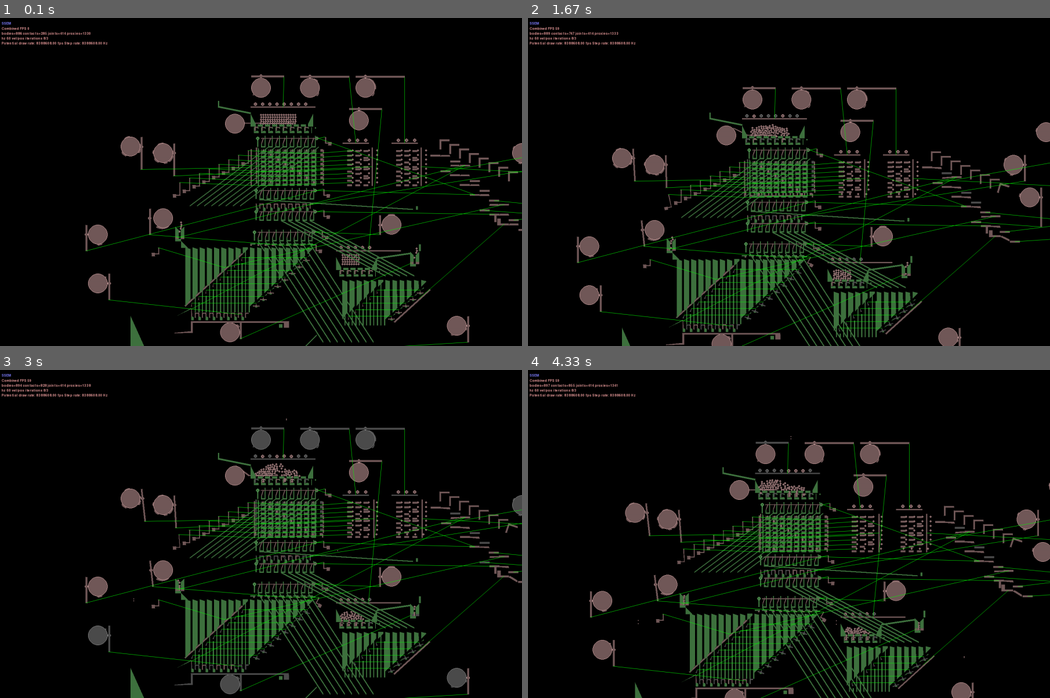
Above: before the commit, frames 1-4 (two rows, left to right).
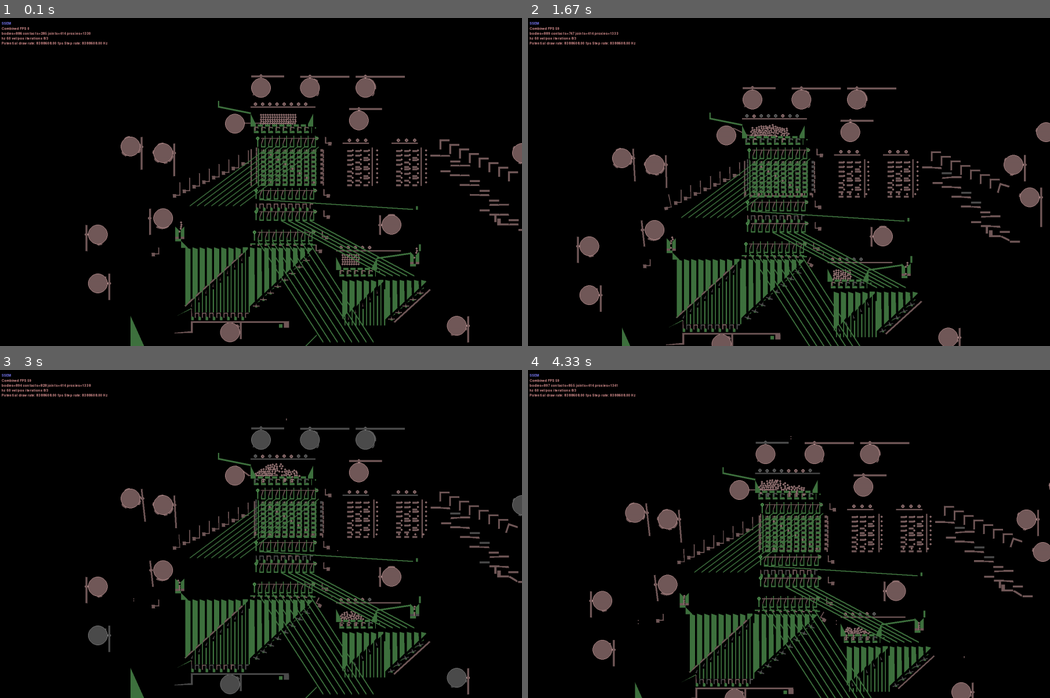
Above: after the commit, the same moments.

Repository: jmacarthur/box2d-ssem
Game: pygame game, started from main.py 0
Same seed, same stepped clock (60 frames per second), same inputs: the game is played once before the commit and once after it.
Inputs (mouse positions are in pixels of both pictures, inside the frame that each line leads up to):
- Up to frame 1 (0.1 s): no input
- Up to frame 2 (1.67 s): hold Right 0.33-0.8 s; move the mouse to (768, 195) at 0.37 s; hold Up 0.83-1.13 s; move the mouse to (794, 201) at 0.87 s; tap Space at 0.9, 1.23, 1.53 s; hold Right 1.17-1.63 s; move the mouse to (841, 254) at 1.2 s
- Up to frame 3 (3 s): hold Left 1.67-2.2 s; move the mouse to (99, 609) at 1.7 s; tap Space at 1.73, 2.03, 2.3, 2.63, 2.93 s; hold Down 2.23-2.53 s; move the mouse to (323, 560) at 2.27 s; hold Left 2.57-2.97 s; move the mouse to (271, 419) at 2.6 s
- Up to frame 4 (4.33 s): click (762, 616) at 3.05 s; hold Up 3.33-3.7 s; move the mouse to (789, 570) at 3.37 s; tap Space at 3.4, 3.8, 4.1 s; hold Right from 3.73 s (still down); move the mouse to (987, 655) at 3.77 s

The runs differ from the first frame. In frame 1, 2.6% of the frame differs, in the area x 16-100%, y 17-100%; in frame 2, 2.7%, in the area x 9-100%, y 21-100%; in frame 3, 2.7%; in frame 4, 2.7%.

Commit message:
Add --overlay to enable overdraw

Diff:
--- a/backends/pygame_framework.py
+++ b/backends/pygame_framework.py
@@ -176,13 +176,14 @@
         """
         if not vertices:
             return
-
+        if type(color)!=tuple:
+            color = (color/2).bytes+[127]
         if len(vertices) == 2:
-            pygame.draw.aaline(self.surface, color.bytes,
+            pygame.draw.aaline(self.surface, color,
                                vertices[0], vertices[1])
         else:
             pygame.draw.polygon(
-                self.surface, (color / 2).bytes + [127], vertices, 0)
+                self.surface, color, vertices, 0)
             #pygame.draw.polygon(self.surface, color.bytes, vertices, 1)
 
     # the to_screen conversions are done in C with b2DrawExtended, leading to
@@ -294,12 +295,12 @@
     def overlay_draw(self):
         #for shape in self.static_polygons:
         #    self.aux_renderer.draw_polygon(vertices=[ self.renderer.to_screen2(x) for x in shape])
-        #for body in self.dynamic_bodies:
-        #    for fixture in body.fixtures:
-        #        if isinstance(fixture.shape, b2CircleShape):
-        #            self.aux_renderer.draw_circle(self.renderer.to_screen2(body.GetWorldPoint(fixture.shape.pos)), fixture.shape.radius*self.renderer.zoom)
-        #        else:
-        #            self.aux_renderer.draw_polygon(vertices=[ self.renderer.to_screen2(body.GetWorldPoint(x)) for x in fixture.shape])
+        for body in self.dynamic_bodies:
+            for fixture in body.fixtures:
+                if isinstance(fixture.shape, b2CircleShape):
+                    self.aux_renderer.draw_circle(self.renderer.to_screen2(body.GetWorldPoint(fixture.shape.pos)), fixture.shape.radius*self.renderer.zoom)
+                else:
+                    self.renderer.DrawSolidPolygon(vertices=[ self.renderer.to_screen2(body.GetWorldPoint(x)) for x in fixture.shape], color=(255,0,0))
         for link in self.distance_links:
             (bodyA, posA, bodyB, posB) = link
             #print("Rendering link: {}, {}, {}, {}".format(bodyA, posA, bodyB, posB))
@@ -386,16 +387,8 @@
             if GUIEnabled and self.settings.drawMenu:
                 self.gui_app.paint(self.screen)
 
-            # Example: Draw circles
-
-            #for i in range(0,len(self.ball_bearings)):
-            #    (b, plane) = self.ball_bearings[i]
-            #    (x,y)=self.renderer.to_screen2(b.worldCenter)
-            #
-            #    pygame.draw.circle(self.screen, (255,0,0),
-            #                       (int(x),int(y)),3,0)
-
-            self.overlay_draw()
+            if self.settings.drawOverlay:
+                self.overlay_draw()
 
             pygame.display.flip()
             clock.tick(self.settings.hz)
--- a/main.py
+++ b/main.py
@@ -43,6 +43,7 @@
     parser.add_argument('--test', action='store_true')
     parser.add_argument('--randomtest', action='store_true')
     parser.add_argument('--headless', action='store_true')
+    parser.add_argument('--overlay', action='store_true')
     parser.add_argument('--seed', type=int, default=0)
     parser.add_argument('testset', type=int)
     args = parser.parse_args()
@@ -1103,8 +1104,9 @@
         # Notable timing points:
         # 0.31: Memory at PC has been read and regenerated
 
-    def __init__(self, testmode, randomtest, test_set_no, headless, randomseed=0):
+    def __init__(self, testmode, randomtest, test_set_no, headless, randomseed=0, overlay=False):
         super(Memory, self).__init__()
+        self.settings.drawOverlay = overlay
         self.test_set_no = test_set_no
         self.test_set = test_set[self.test_set_no]
         self.instruction_tested = False
@@ -1361,4 +1363,4 @@
             self.cams_on = not self.cams_on
 
 if __name__=="__main__":
-    main(Memory(args.test, args.randomtest, args.testset, args.headless, args.seed))
+    main(Memory(args.test, args.randomtest, args.testset, args.headless, args.seed, args.overlay))
--- a/settings.py
+++ b/settings.py
@@ -49,7 +49,7 @@
     drawMenu = True             # toggle by pressing F1
     drawCOMs = False            # Centers of mass
     pointSize = 2.5             # pixel radius for drawing points
-
+    drawOverlay = False         # Whether to paint ourselves (slow!) instead of using Box2D
     # Miscellaneous testbed options
     pause = False
     singleStep = False
